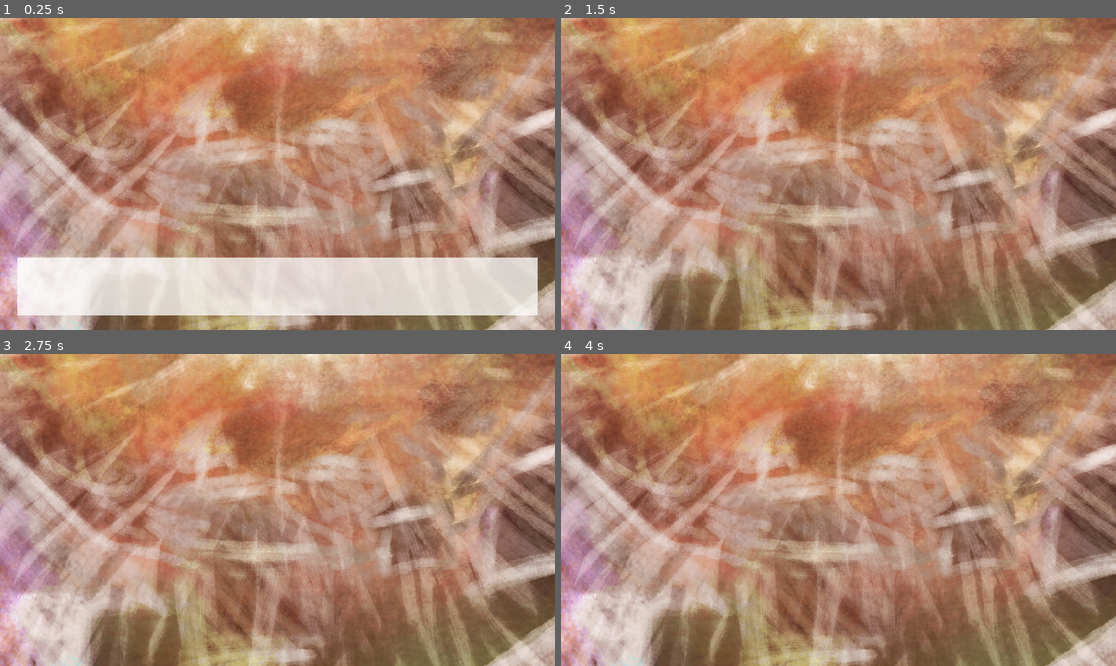
Above: before the commit, frames 1-4 (two rows, left to right).
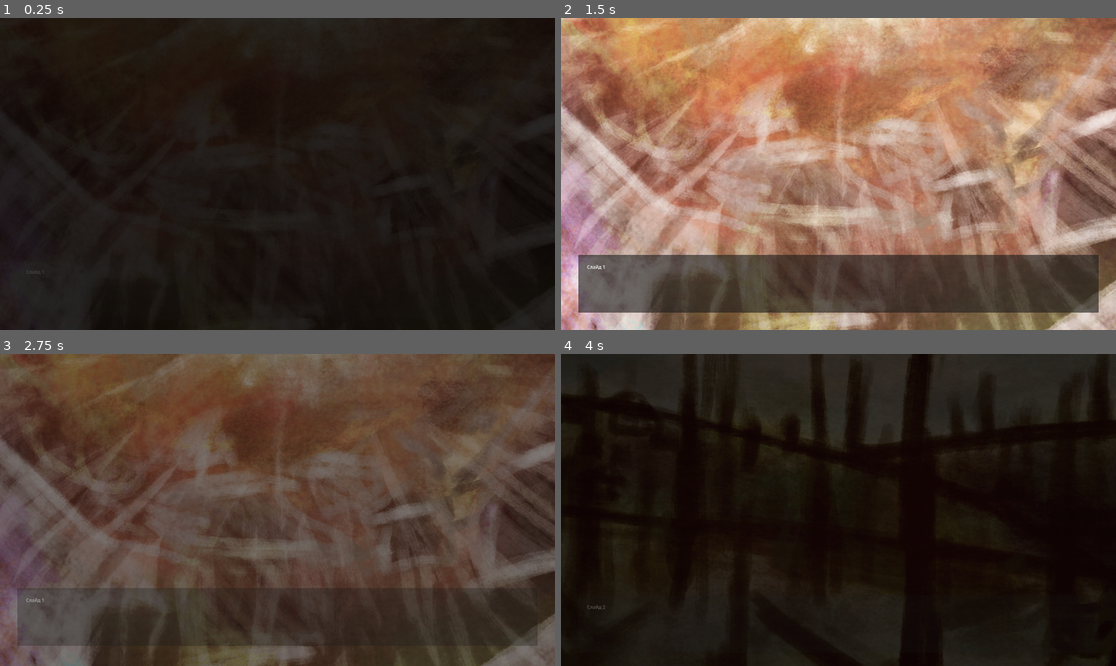
Above: after the commit, the same moments.

Repository: Nick-labs/GvsC
Game: Godot game, scene res://scenes/Main.tscn
Same seed, same stepped clock (60 frames per second), same inputs: the game is played once before the commit and once after it.
Inputs (mouse positions are in pixels of both pictures, inside the frame that each line leads up to):
- Up to frame 1 (0.25 s): no input
- Up to frame 2 (1.5 s): click "Вернуться" at 0.5 s; click "Вернуться" at 1.25 s
- Up to frame 3 (2.75 s): click "Вернуться" at 2 s
- Up to frame 4 (4 s): tap Enter (ui_accept) at 2.75 s; move the mouse to (960, 494) at 2.77 s; hold Enter (ui_accept) 2.78-3.5 s; click (960, 494) at 2.92 s; drag from (727, 525) to (888, 575) at 3.52 s

The runs differ from the first frame. In frame 1, 100% of the frame differs, in the area x 0-100%, y 0-100%; in frame 2, 17%; in frame 3, 100%; in frame 4, 100%.

Commit message:
Improve intro

Diff:
--- a/autoload/time_manager.gd
+++ b/autoload/time_manager.gd
@@ -8,6 +8,8 @@
 
 var _total_minutes: int = 360
 var _minute_progress: float = 0.0
+
+var paused := false
 
 var minute: int:
 	get:
@@ -35,6 +37,9 @@
 
 
 func _process(delta: float) -> void:
+	if paused:
+		return
+
 	_minute_progress += delta * minutes_per_second
 
 	while _minute_progress >= 1.0:
@@ -65,3 +70,11 @@
 
 func skip_days(days: int):
 	advance_minutes(days * 24 * 60)
+
+
+func pause():
+	paused = true
+
+
+func resume():
+	paused = false
--- a/resources/intro/slide_1.tres
+++ b/resources/intro/slide_1.tres
@@ -7,4 +7,5 @@
 script = ExtResource("1_h4uph")
 image = ExtResource("1_jwdtj")
 text = "Слайд 1"
+duration = 999.0
 metadata/_custom_type_script = "uid://dmjn35k24jf0n"
--- a/resources/intro/slide_2.tres
+++ b/resources/intro/slide_2.tres
@@ -7,5 +7,5 @@
 script = ExtResource("1_x155e")
 image = ExtResource("1_4kglm")
 text = "Слайд 2"
-duration = 10.0
+duration = 999.0
 metadata/_custom_type_script = "uid://dmjn35k24jf0n"
--- a/resources/intro/slide_3.tres
+++ b/resources/intro/slide_3.tres
@@ -8,4 +8,5 @@
 image = ExtResource("1_sxakg")
 text = "Слайд 3
 "
+duration = 999.0
 metadata/_custom_type_script = "uid://dmjn35k24jf0n"
--- a/scenes/Intro.tscn
+++ b/scenes/Intro.tscn
@@ -5,35 +5,61 @@
 [node name="Intro" type="CanvasLayer" unique_id=1334326431]
 script = ExtResource("1_45dpb")
 
-[node name="TextureRect" type="TextureRect" parent="." unique_id=692391853]
-z_index = 4094
+[node name="Slide" type="Control" parent="." unique_id=2043755719]
+layout_mode = 3
 anchors_preset = 15
 anchor_right = 1.0
 anchor_bottom = 1.0
 grow_horizontal = 2
 grow_vertical = 2
-metadata/_edit_use_anchors_ = true
 
-[node name="ColorRect" type="ColorRect" parent="." unique_id=1924282620]
-z_index = 4095
-custom_minimum_size = Vector2(1800, 200)
-anchors_preset = 7
-anchor_left = 0.5
-anchor_top = 1.0
-anchor_right = 0.5
-anchor_bottom = 1.0
-offset_left = -900.0
-offset_top = -251.0
-offset_right = 900.0
-offset_bottom = -51.0
-grow_horizontal = 2
-grow_vertical = 0
-
-[node name="RichTextLabel" type="RichTextLabel" parent="ColorRect" unique_id=1129585361]
-z_index = 4096
+[node name="TextureRect" type="TextureRect" parent="Slide" unique_id=692391853]
+z_index = 4094
 layout_mode = 1
 anchors_preset = 15
 anchor_right = 1.0
 anchor_bottom = 1.0
 grow_horizontal = 2
 grow_vertical = 2
+
+[node name="MarginContainer" type="MarginContainer" parent="Slide" unique_id=893346459]
+layout_mode = 1
+anchors_preset = 15
+anchor_right = 1.0
+anchor_bottom = 1.0
+grow_horizontal = 2
+grow_vertical = 2
+theme_override_constants/margin_left = 80
+theme_override_constants/margin_top = 40
+theme_override_constants/margin_right = 80
+theme_override_constants/margin_bottom = 60
+
+[node name="Panel" type="Panel" parent="Slide/MarginContainer" unique_id=489551614]
+z_index = 4095
+custom_minimum_size = Vector2(1800, 200)
+layout_mode = 2
+size_flags_vertical = 8
+
+[node name="MarginContainer" type="MarginContainer" parent="Slide/MarginContainer/Panel" unique_id=1888585115]
+layout_mode = 1
+anchors_preset = 15
+anchor_right = 1.0
+anchor_bottom = 1.0
+grow_horizontal = 2
+grow_vertical = 2
+theme_override_constants/margin_left = 30
+theme_override_constants/margin_top = 30
+theme_override_constants/margin_right = 30
+theme_override_constants/margin_bottom = 30
+
+[node name="RichTextLabel" type="RichTextLabel" parent="Slide/MarginContainer/Panel/MarginContainer" unique_id=1129585361]
+z_index = 4096
+layout_mode = 2
+
+[node name="Fade" type="ColorRect" parent="." unique_id=13670717]
+anchors_preset = 15
+anchor_right = 1.0
+anchor_bottom = 1.0
+grow_horizontal = 2
+grow_vertical = 2
+color = Color(0, 0, 0, 1)
--- a/scripts/intro.gd
+++ b/scripts/intro.gd
@@ -2,57 +2,107 @@
 extends CanvasLayer
 
 signal finished
+signal next_slide
 
 @export var slides: Array[IntroSlide]
+@export var transition_time := 1.5
 
-@onready var image = $TextureRect
-@onready var text = $ColorRect/RichTextLabel
-@onready var fade = $ColorRect
+@onready var slide: Control = $Slide
+@onready var image: TextureRect = $Slide/TextureRect
+@onready var text: RichTextLabel = $Slide/MarginContainer/Panel/MarginContainer/RichTextLabel
+
+var waiting := false
+
+
+func _ready():
+	hide()
 
 
 func play():
 	show()
 
-	fade.color.a = 1
+	for data in slides:
+		image.texture = data.image
+		text.text = data.text
 
-	for slide in slides:
-		image.texture = slide.image
-		text.text = slide.text
+		await _show_slide()
 
-		await _fade_in()
+		await _wait_for_next_slide(data.duration)
 
-		await get_tree().create_timer(
-			slide.duration
-		).timeout
-
-		await _fade_out()
+		await _hide_slide()
 
 	hide()
-
 	finished.emit()
 
 
-func _fade_in():
-	var tween = create_tween()
+func _show_slide():
+	slide.modulate.a = 0
+	slide.position.y = 20
+
+	var tween := create_tween()
+	tween.set_parallel()
 
 	tween.tween_property(
-		fade,
-		"color:a",
+		slide,
+		"modulate:a",
+		1.0,
+		transition_time
+	)
+
+	tween.tween_property(
+		slide,
+		"position:y",
 		0.0,
-		1.0
+		transition_time
 	)
 
 	await tween.finished
 
 
-func _fade_out():
-	var tween = create_tween()
+func _hide_slide():
+	var tween := create_tween()
+	tween.set_parallel()
 
 	tween.tween_property(
-		fade,
-		"color:a",
-		1.0,
-		1.0
+		slide,
+		"modulate:a",
+		0.0,
+		transition_time
+	)
+
+	tween.tween_property(
+		slide,
+		"position:y",
+		-20.0,
+		transition_time
 	)
 
 	await tween.finished
+
+
+func _wait_for_next_slide(duration: float):
+	waiting = true
+
+	var timer := get_tree().create_timer(duration)
+	timer.timeout.connect(_on_slide_timeout)
+
+	while waiting:
+		await get_tree().process_frame
+
+
+func _on_slide_timeout():
+	waiting = false
+
+
+func _input(event):
+	if !visible or !waiting:
+		return
+
+	if event is InputEventMouseButton \
+	and event.button_index == MOUSE_BUTTON_LEFT \
+	and event.pressed:
+
+		waiting = false
+
+	elif event.is_action_pressed("ui_accept"):
+		waiting = false
--- a/scripts/main.gd
+++ b/scripts/main.gd
@@ -19,7 +19,11 @@
 	farm_ui.hide()
 	shop.hide()
 
+	TimeManager.pause()
+
 	await intro.play()
+
+	TimeManager.resume()
 
 	initialize()
 
